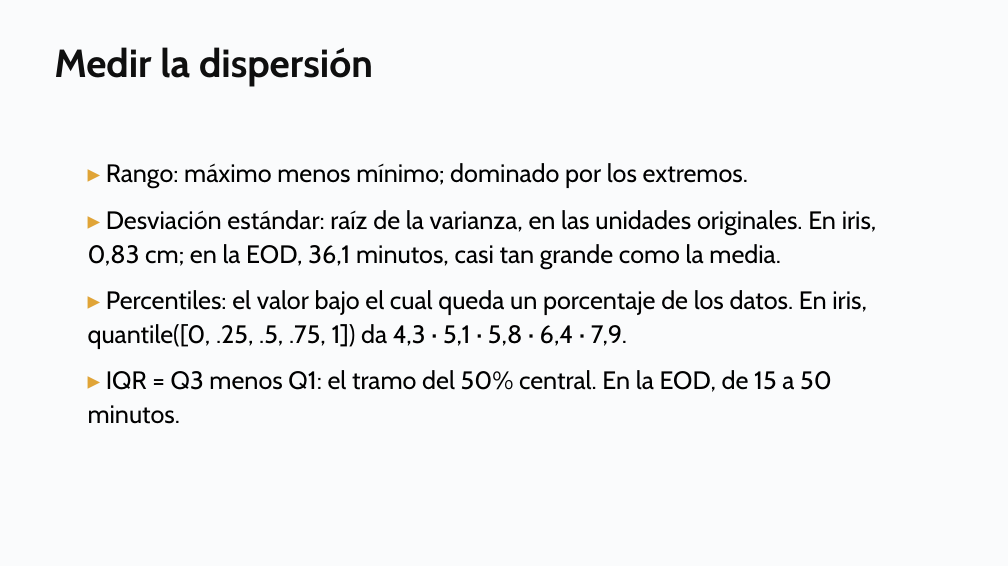
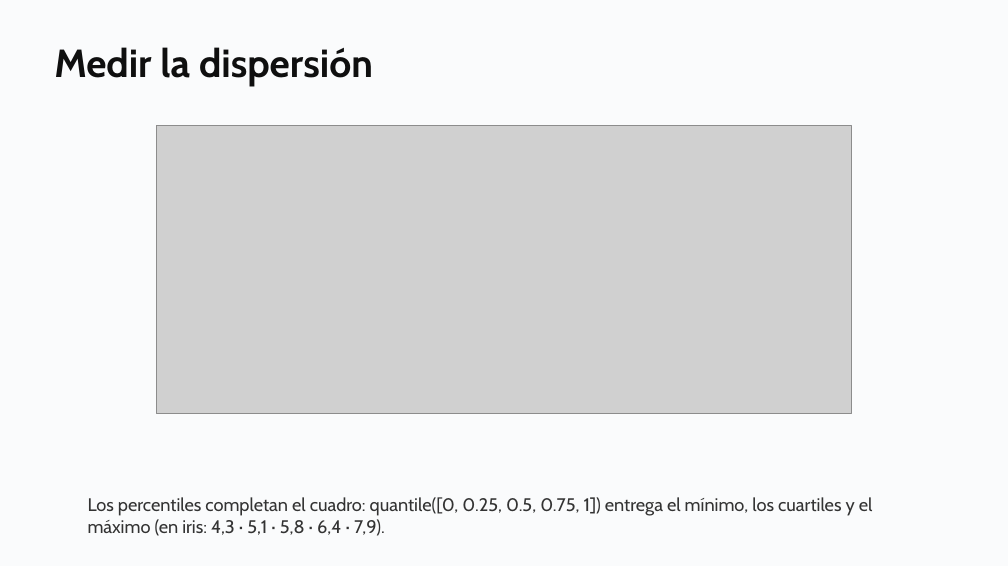
Before and after one commit to daniopitz/diplomado-cdd, a slide deck: slide 23 of presentaciones/clase02_eda_descriptiva.pptx (slide 13 before the commit). Drawn at 1008x566 pixels with LibreOffice and Linux fonts; fonts in the diff are those of the drawing; grey boxes stand for pictures. Boxes give left, top, right and bottom in pixels: in the first picture for what was removed or moved away, otherwise in the second. Text is boxed around its words. In the diff, an @@ line names an element or a change of style, - is before the commit and + after.

```diff
--- a/presentaciones/clase02_eda_descriptiva.pptx
+++ b/presentaciones/clase02_eda_descriptiva.pptx
@@ picture added at <box>156,126,852,414</box> @@
@@ text removed at <box>88,163,877,424</box> @@
-▸ Rango: máximo menos mínimo; dominado por los extremos.
-▸ Desviación estándar: raíz de la varianza, en las unidades originales. En iris, 0,83 cm; en la EOD, 36,1 minutos, casi tan grande como la media.
-▸ Percentiles: el valor bajo el cual queda un porcentaje de los datos. En iris, quantile([0, .25, .5, .75, 1]) da 4,3 · 5,1 · 5,8 · 6,4 · 7,9.
-▸ IQR = Q3 menos Q1: el tramo del 50% central. En la EOD, de 15 a 50 minutos.
@@ text added at <box>88,497,873,536</box>, 13 pt, text #333333 @@
+Los percentiles completan el cuadro: quantile([0, 0.25, 0.5, 0.75, 1]) entrega el mínimo, los cuartiles y el máximo (en iris: 4,3 · 5,1 · 5,8 · 6,4 · 7,9).
```
Also in this commit, not shown: 2 other slides changed, 1 slide added, 1 other file.
